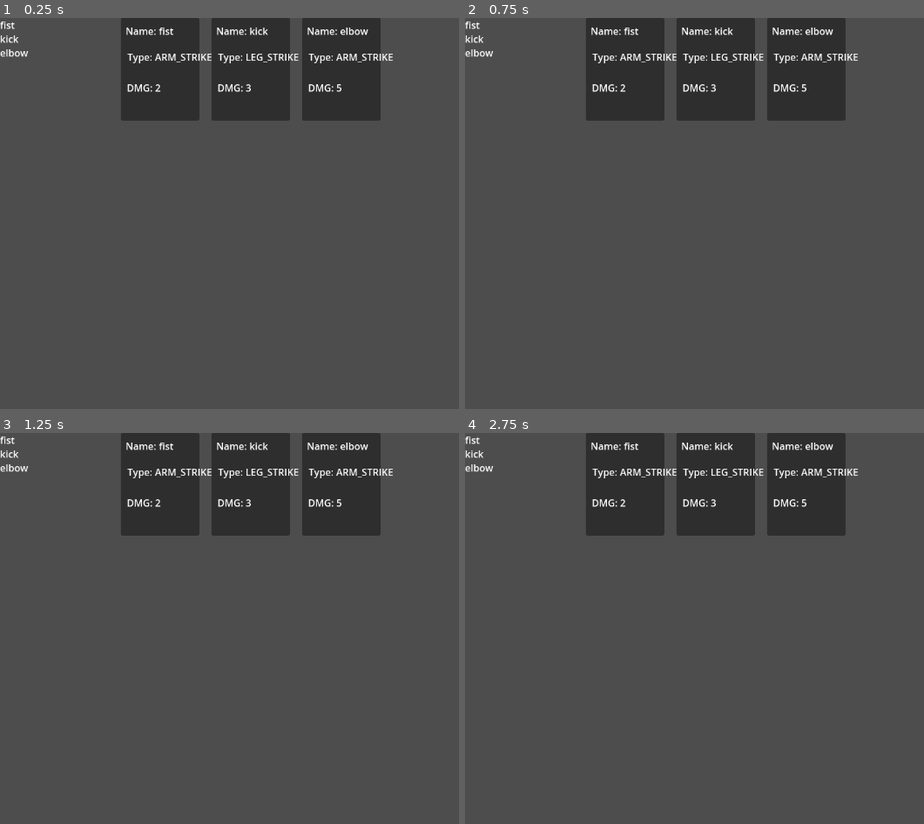
Above: before the commit, frames 1-4 (two rows, left to right).
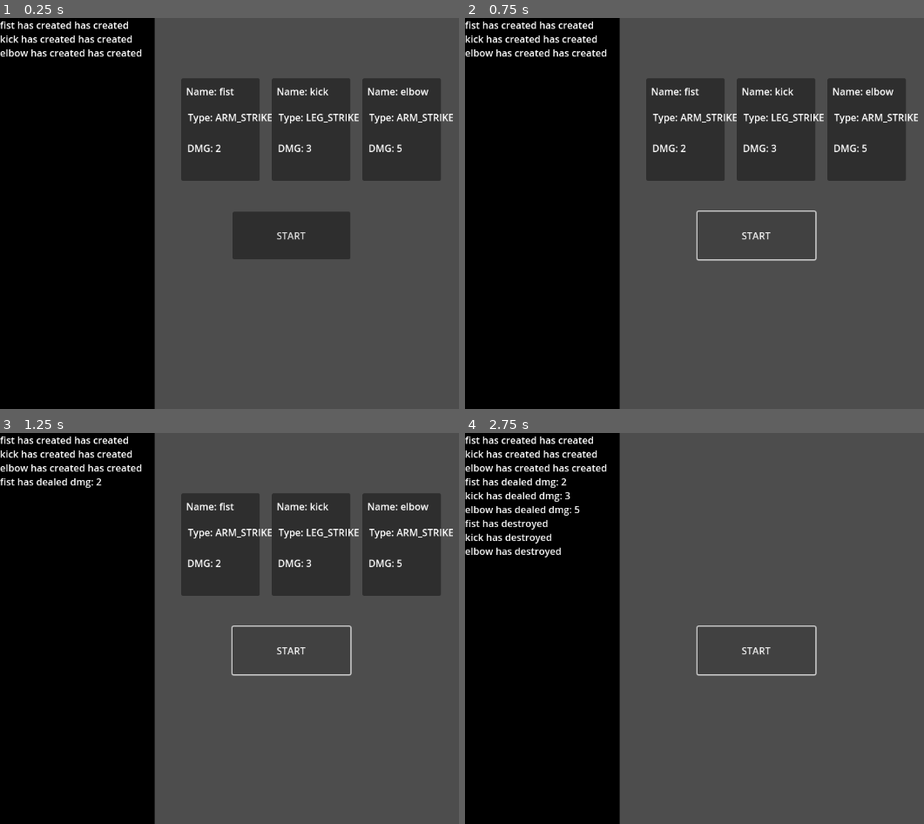
Above: after the commit, the same moments.

Repository: C0ldSt33l/Fighting-Card-Game
Game: Godot game, scene res://test_scene.tscn
Same seed, same stepped clock (60 frames per second), same inputs: the game is played once before the commit and once after it.
Inputs (mouse positions are in pixels of both pictures, inside the frame that each line leads up to):
- Up to frame 1 (0.25 s): no input
- Up to frame 2 (0.75 s): click (758, 236) at 0.5 s, where only the run after the commit has a clickable "START"
- Up to frame 3 (1.25 s): no input
- Up to frame 4 (2.75 s): click (758, 651) at 1.25 s, where only the run after the commit has a clickable "START"; click (758, 651) at 2 s, where only the run after the commit has a clickable "START"

The runs differ from the first frame. In frame 1, 55% of the frame differs, in the area x 0-99%, y 0-100%; in frame 2, 52%; in frame 3, 52%; in frame 4, 45%.

Commit message:
update `Card` and `test_scene.gd`

Diff:
--- a/card/card.gd
+++ b/card/card.gd
@@ -10,20 +10,53 @@
 	LEG_STRIKE,
 }
 
+enum RARITY {
+	REGULAR,
+	RARE,
+	LEGENDARY,
+}
+
+enum DIRECTION {
+	HEAD,
+	BODY,
+	LEGS,
+}
+
 @export var action_name: String
+@export_range(1, 10, 1) var dmg: int
+
+# TAGS
 @export var type: ACTION_TYPE
-@export_range(1, 10, 1) var dmg: int
+@export var rarity: RARITY
+@export var direction: DIRECTION
+@export var martial_art: String
+
+# NOTE:
+#- Think about func signature
+#- When apply (during action or before card spawn)
+# if second case => move it in `BattleArena` class
+var effects: Array[Callable] = []
 
 signal created(name: String)
 signal played(name: String, dealed_dmg: int)
+signal destroyed(name: String)
 
 
 func _ready() -> void:
 	self.name_label.text += self.action_name
 	self.type_label.text += str(ACTION_TYPE.keys()[self.type])
 	self.dmg_label.text += str(self.dmg)
-	self.created.emit(self.action_name)
+	self.created.emit(self.action_name + ' has created')
 
 
-func _process(delta: float) -> void:
-	pass
+func play() -> void:
+	# This is test
+	var dmg = self.dmg
+	for effect in self.effects:
+		dmg += effect.call()
+
+	self.played.emit(self.action_name, dmg)
+
+
+func _exit_tree() -> void:
+	self.destroyed.emit(self.action_name)
--- a/test_scene.gd
+++ b/test_scene.gd
@@ -1,9 +1,13 @@
 extends Node2D
 
 @onready var logger := $Logger as RichTextLabel
+@onready var card_factory := preload("res://card/card.tscn")
+@onready var timer := $Timer as Timer
+
+var cards: Array[Card] = []
+var cur_card := 0
 
 func _ready() -> void:
-	var card_factory := preload("res://card/card.tscn")
 	var configs := [
 		{
 			'action_name': 'fist',
@@ -21,23 +25,57 @@
 			'dmg': 5
 		},
 	]
+	var spawn_pos := Vector2(300, 100)
 
-	var pos = 200
 	for config in configs:
-		var node := card_factory.instantiate() as Card
-		node.position.x = pos
-		node.created.connect(self.add_text)
-		for key in config:
-			node[key] = config[key]
-		self.add_child(node)
-		pos += 150
-
-
-
-func _process(delta: float) -> void:
-	pass
+		self.spawn_card(config, spawn_pos)
+		spawn_pos.x += 150
 
 
 func add_text(text: String) -> void:
 	text += "\n"
 	self.logger.text += text
+
+
+func create_log(name: String) -> void:
+	self.add_text(name + ' has created')
+
+
+func action_log(name: String, dmg: int) -> void:
+	self.add_text(name + ' has dealed dmg: ' + str(dmg))
+
+
+func destroy_log(name: String) -> void:
+	self.add_text(name + ' has destroyed')
+
+
+func start_round() -> void:
+	self.timer.start()
+
+
+func end_round() -> void:
+	self.timer.stop()
+
+	self.cur_card = 0
+	for card in self.cards:
+		card.queue_free()
+	self.cards.clear()
+
+
+func play_card() -> void:
+	self.cards[self.cur_card].play()
+	self.cur_card += 1
+	if self.cur_card == self.cards.size():
+		self.end_round()
+
+
+func spawn_card(config: Dictionary, pos: Vector2) -> void:
+	var card := self.card_factory.instantiate() as Card
+	card.created.connect(self.create_log)
+	card.played.connect(self.action_log)
+	card.destroyed.connect(self.destroy_log)
+	card.position = pos
+	for prop in config:
+		card[prop] = config[prop]
+	self.cards.append(card)
+	self.add_child(card)
--- a/test_scene.tscn
+++ b/test_scene.tscn
@@ -1,6 +1,9 @@
-[gd_scene load_steps=2 format=3 uid="uid://dmwiv3j3x3x3d"]
+[gd_scene load_steps=3 format=3 uid="uid://dmwiv3j3x3x3d"]
 
 [ext_resource type="Script" path="res://test_scene.gd" id="1_1fton"]
+
+[sub_resource type="StyleBoxFlat" id="StyleBoxFlat_awrn8"]
+bg_color = Color(0, 0, 0, 1)
 
 [node name="Test scene" type="Node2D"]
 script = ExtResource("1_1fton")
@@ -11,4 +14,18 @@
 offset_bottom = 648.0
 size_flags_horizontal = 4
 size_flags_vertical = 4
+theme_override_styles/normal = SubResource("StyleBoxFlat_awrn8")
 scroll_following = true
+
+[node name="Timer" type="Timer" parent="."]
+wait_time = 0.5
+
+[node name="Button" type="Button" parent="."]
+offset_left = 385.0
+offset_top = 321.0
+offset_right = 580.0
+offset_bottom = 400.0
+text = "START"
+
+[connection signal="timeout" from="Timer" to="." method="play_card"]
+[connection signal="pressed" from="Button" to="." method="start_round"]
